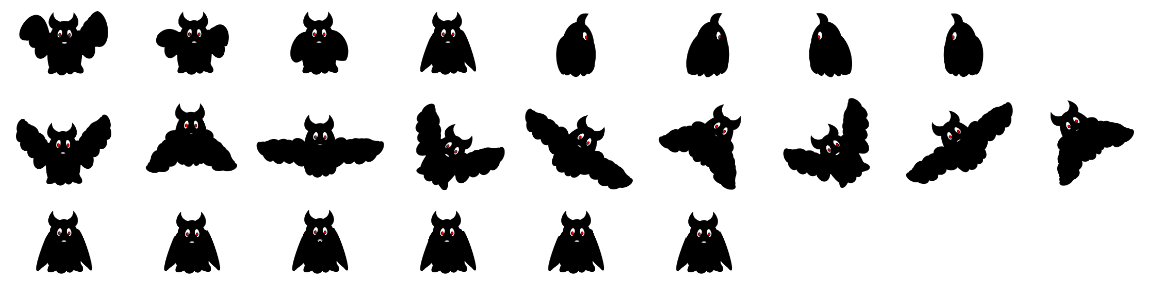
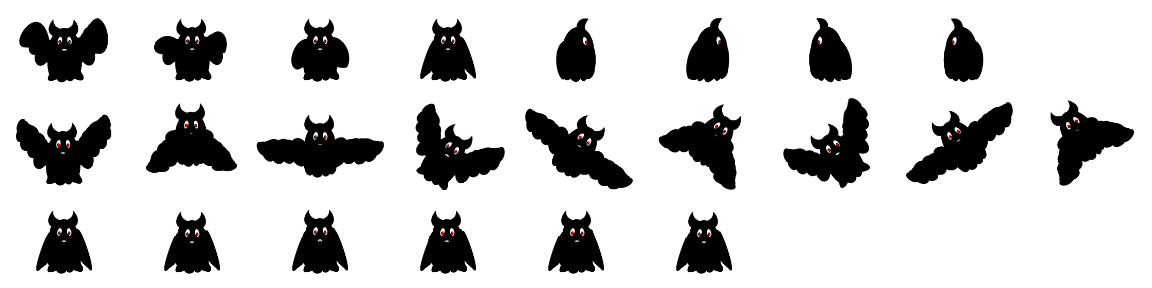
Layer changes from the first w=1152, h=288 image to the second:
painted on "player.png" over [19, 11, 984, 83]
